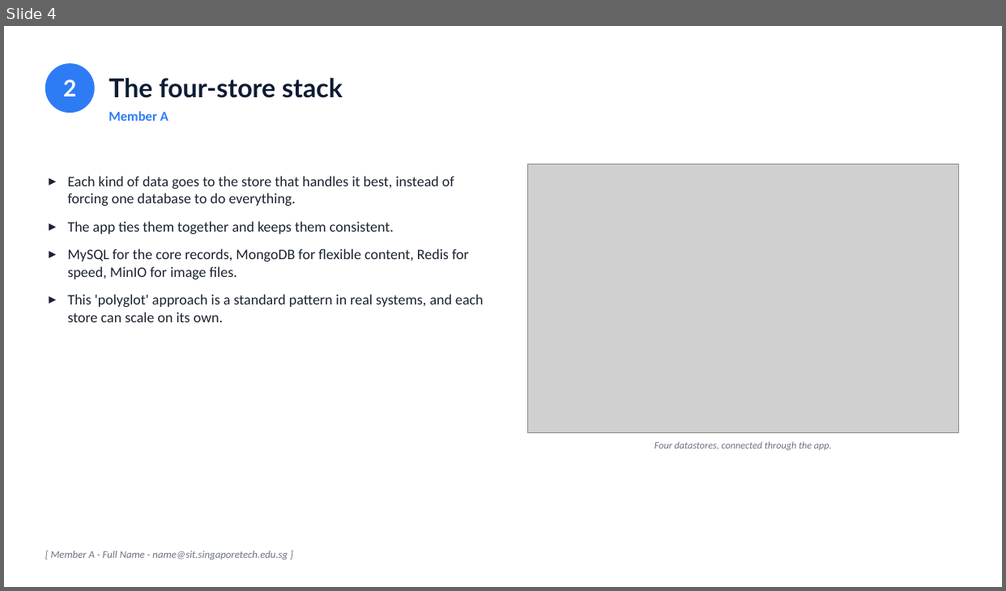
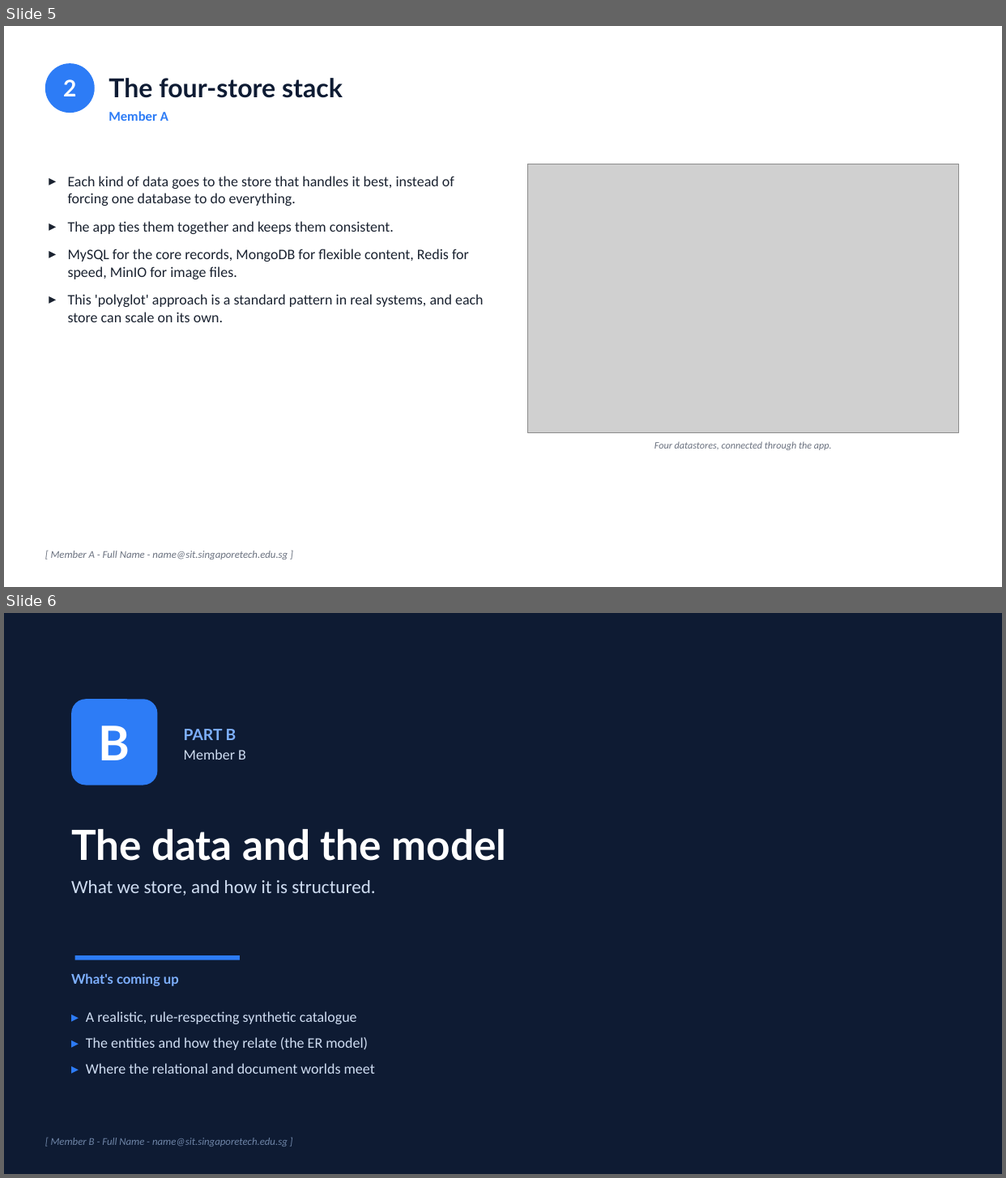
Before and after one commit to cthyuiii/GigTrack, a slide deck: GXX_Slides.pptx. Shown one above the other, each under a label of ours: slide 4 before the commit, slides 5 and 6 after it. The pictures are 1006x591 and 1006x1178 pixels, drawn with LibreOffice and Linux fonts; fonts in the diff are those of the drawing; grey boxes stand for pictures. Boxes give left, top, right and bottom in pixels: in the first picture for what was removed or moved away, otherwise in the second. Text is boxed around its words. In the diff, an @@ line names an element or a change of style, - is before the commit and + after.

```diff
--- a/GXX_Slides.pptx
+++ b/GXX_Slides.pptx
@@ slide 6 added at box(4, 613, 1002, 1174), background #FFFFFF @@
@@ rectangle added at box(4, 613, 1002, 1174), fill #0E1B33 @@
@@ rounded rectangle added at box(71, 699, 157, 786), fill #2D7CF6, 46 pt, text #FFFFFF, bold @@
+B
@@ text added at box(184, 729, 246, 760), 14 pt, text #CFDDF2 @@
+PART B
+Member B
@@ text added at box(71, 829, 507, 896), 18 pt, text #CFDDF2 @@
+The data and the model
+What we store, and how it is structured.
@@ text added at box(71, 973, 179, 986), 13 pt, text #7EB0FF, bold @@
+What's coming up
@@ rectangle added at box(75, 956, 240, 960), fill #2D7CF6 @@
@@ text added at box(86, 1012, 375, 1074), 14 pt, text #CFDDF2 @@
+▸ A realistic, rule-respecting synthetic catalogue
+▸ The entities and how they relate (the ER model)
+▸ Where the relational and document worlds meet
@@ text added at box(51, 1138, 288, 1147), 10 pt, text #6E84A6, italic @@
+[ Member B - Full Name - name@sit.singaporetech.edu.sg ]
@@ what was slide 4 is now slide 5 @@
```
Also in this commit, not shown: 4 slides changed, 8 other slides added, 1 slide removed, 18 other files.
